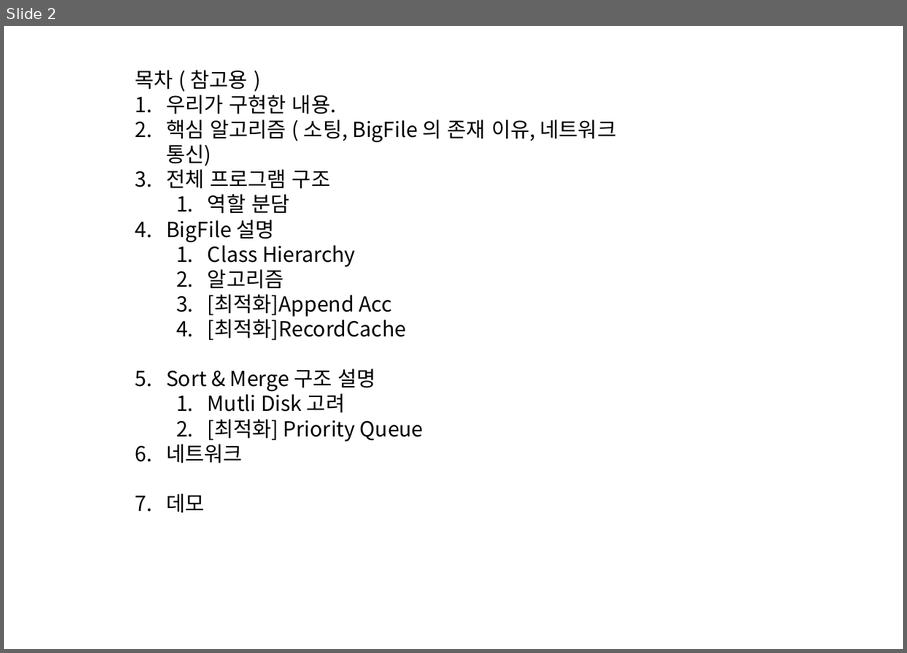
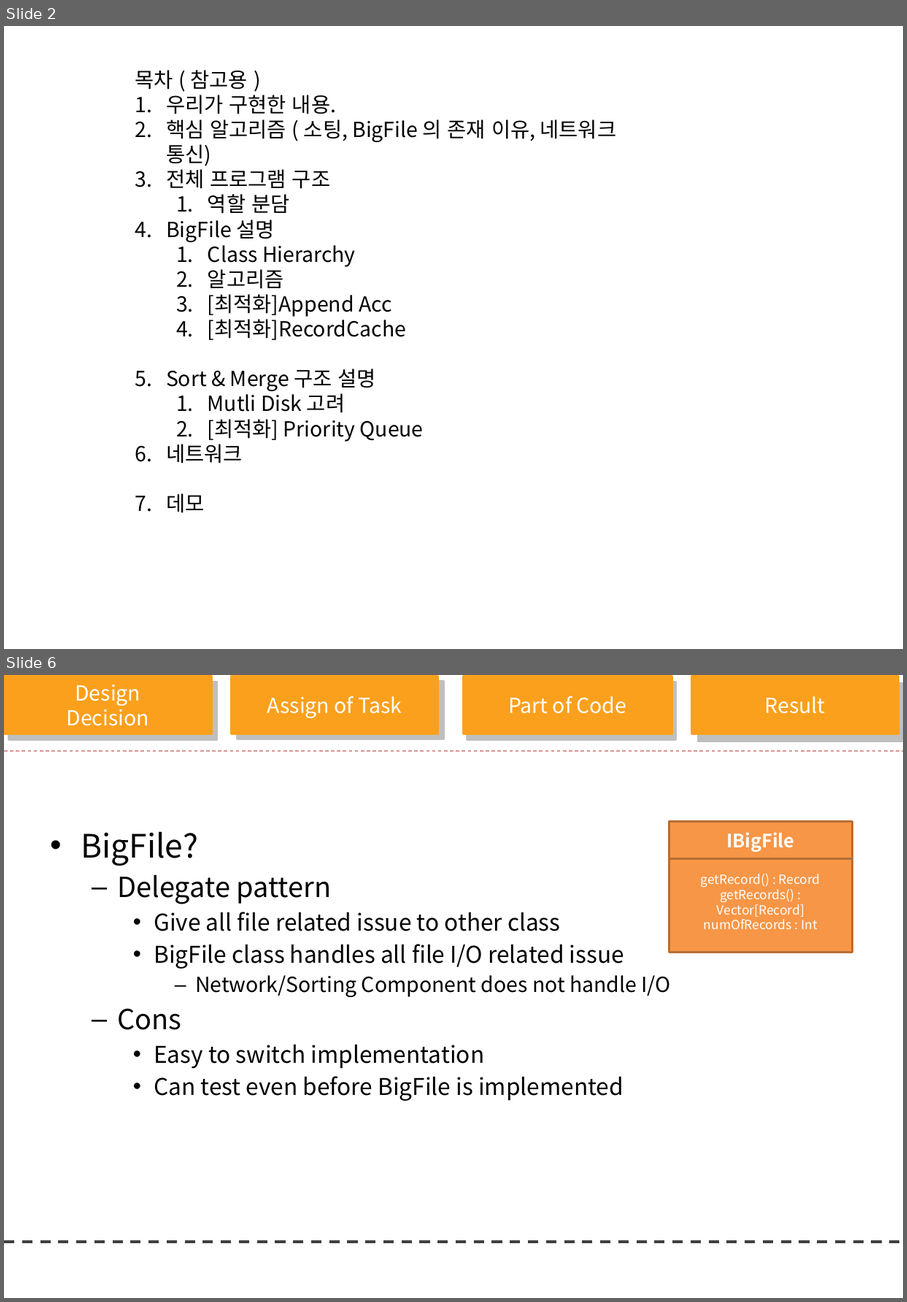
Before and after one commit to clover3/orange, a slide deck: Document/orange_progress.pptx. Shown one above the other, each under a label of ours: slide 2 before the commit, slides 2 and 6 after it; the slides between them are not shown. The pictures are 907x653 and 907x1302 pixels, drawn with LibreOffice and Linux fonts; fonts in the diff are those of the drawing; background and template pictures are left out. Boxes give left, top, right and bottom in pixels: in the first picture for what was removed or moved away, otherwise in the second. Text is boxed around its words. In the diff, an @@ line names an element or a change of style, - is before the commit and + after.

```diff
--- a/Document/orange_progress.pptx
+++ b/Document/orange_progress.pptx
@@ slide 6 added at (4, 675, 903, 1298), background #FFFFFF @@
@@ rectangle added at (4, 676, 211, 734), fill #FBA01C, outline #FBA01C 2 pt, 18 pt, text #FFFFFF @@
+Design
+Decision
@@ rectangle added at (9, 682, 216, 739), fill #BFBFBF, outline #BFBFBF 2 pt, 18 pt, text #FFFFFF @@
+22-25
@@ rectangle added at (232, 676, 438, 734), fill #FBA01C, outline #FBA01C 2 pt, 18 pt, text #FFFFFF @@
+Assign of Task
@@ rectangle added at (238, 682, 444, 739), fill #BFBFBF, outline #BFBFBF 2 pt, 18 pt, text #FFFFFF @@
+22-25
@@ rectangle added at (464, 676, 673, 734), fill #FBA01C, outline #FBA01C 2 pt, 18 pt, text #FFFFFF @@
+Part of Code
@@ rectangle added at (468, 682, 676, 739), fill #BFBFBF, outline #BFBFBF 2 pt, 18 pt, text #FFFFFF @@
+22-25
@@ rectangle added at (692, 676, 899, 734), fill #FBA01C, outline #FBA01C 2 pt, 18 pt, text #FFFFFF @@
+Result
@@ rectangle added at (699, 683, 903, 741), fill #BFBFBF, outline #BFBFBF 2 pt, 18 pt, text #FFFFFF @@
+22-25
@@ line added from (4, 752) to (903, 752), #D99694 0.75 pt dashed @@
@@ rectangle added at (670, 821, 853, 952), fill #F79646, outline #B76F34 2 pt, 11 pt, text #FFFFFF @@
+getRecord() : Record
+getRecords() : Vector[Record]
+numOfRecords : Int
@@ rectangle added at (670, 821, 853, 858), fill #F79646, outline #B76F34 2 pt, 16 pt, text #FFFFFF, bold @@
+IBigFile
@@ text added at (81, 831, 671, 1101), 20 pt, text #000000 @@
+• BigFile?
+  – Delegate pattern
+    • Give all file related issue to other class
+    • BigFile class handles all file I/O related issue
+      – Network/Sorting Component does not handle I/O
+  – Cons
+    • Easy to switch implementation
+    • Can test even before BigFile is implemented
@@ line added from (4, 1241) to (903, 1241), #404040 2.25 pt dashed @@
```
Also in this commit, not shown: 4 slides changed, 8 other slides added, 3 slides removed.
